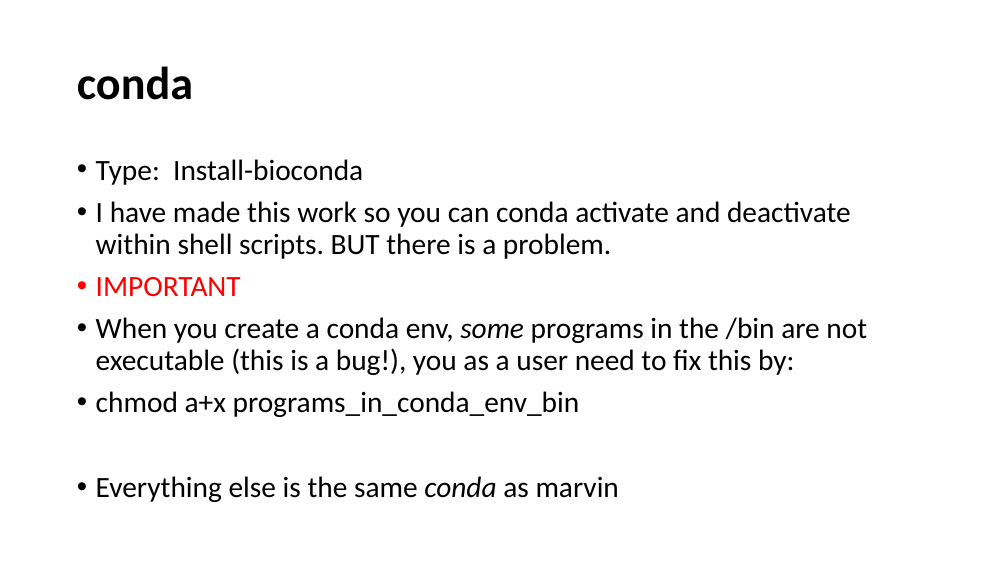
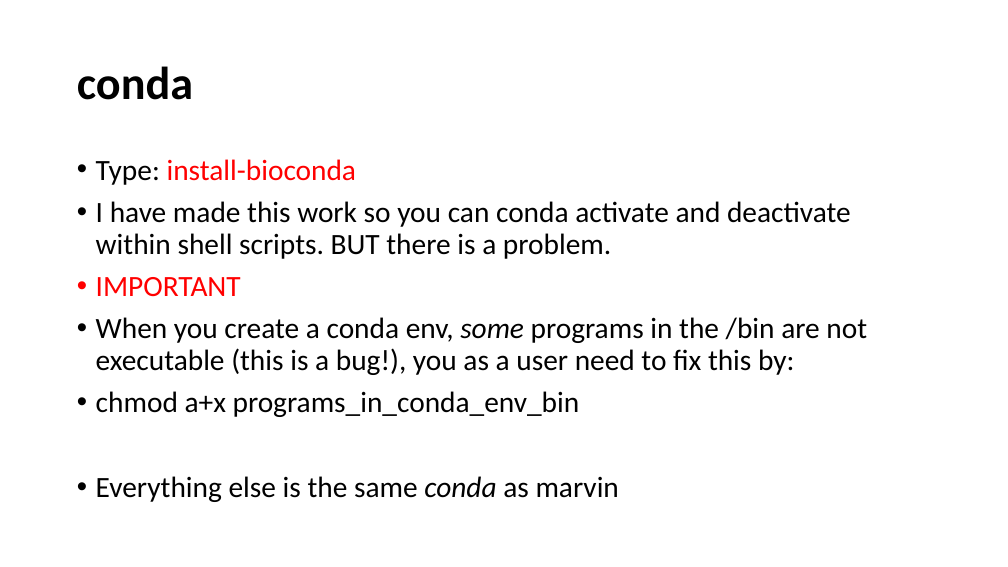
Before and after one commit to peterthorpe5/How_to_use_Kennedy_HPC, a slide deck: slide 17 of kenedy_getting_started-V1.pptx (slide 19 before the commit). Drawn at 1008x567 pixels with LibreOffice and Linux fonts; fonts in the diff are those of the drawing. Boxes give left, top, right and bottom in pixels: in the first picture for what was removed or moved away, otherwise in the second. Text is boxed around its words. In the diff, an @@ line names an element or a change of style, - is before the commit and + after.

```diff
--- a/kenedy_getting_started-V1.pptx
+++ b/kenedy_getting_started-V1.pptx
@@ text at (96, 159, 357, 185): text changed; text colour #000000 to #FF0000 @@
-• Type: Install-bioconda
+• Type: install-bioconda
```
Also in this commit, not shown: 6 other slides changed, 2 slides removed.
